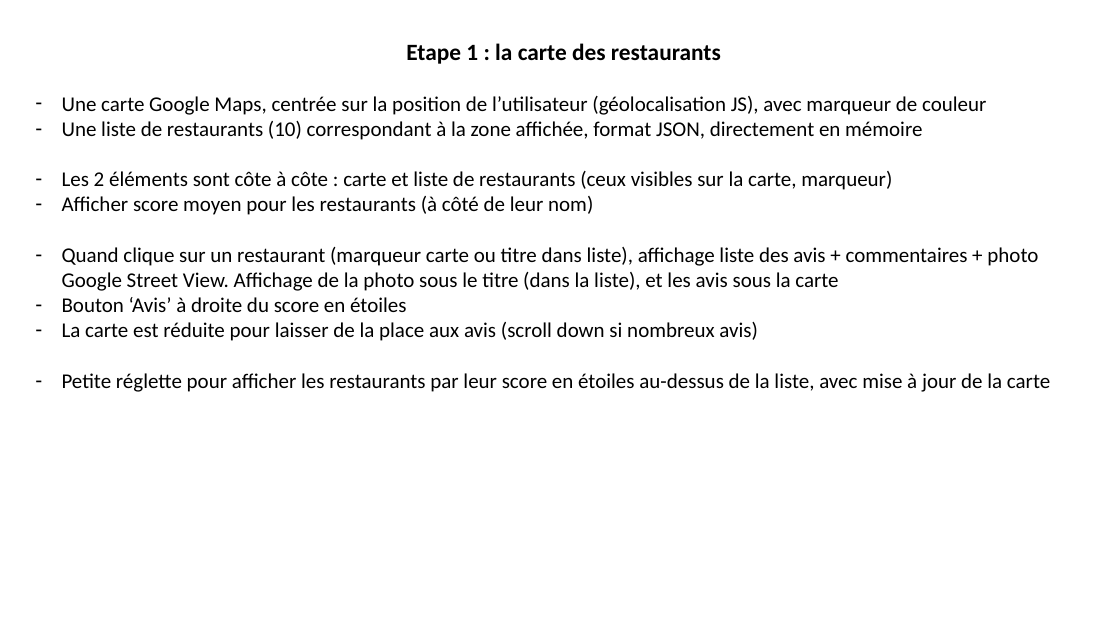
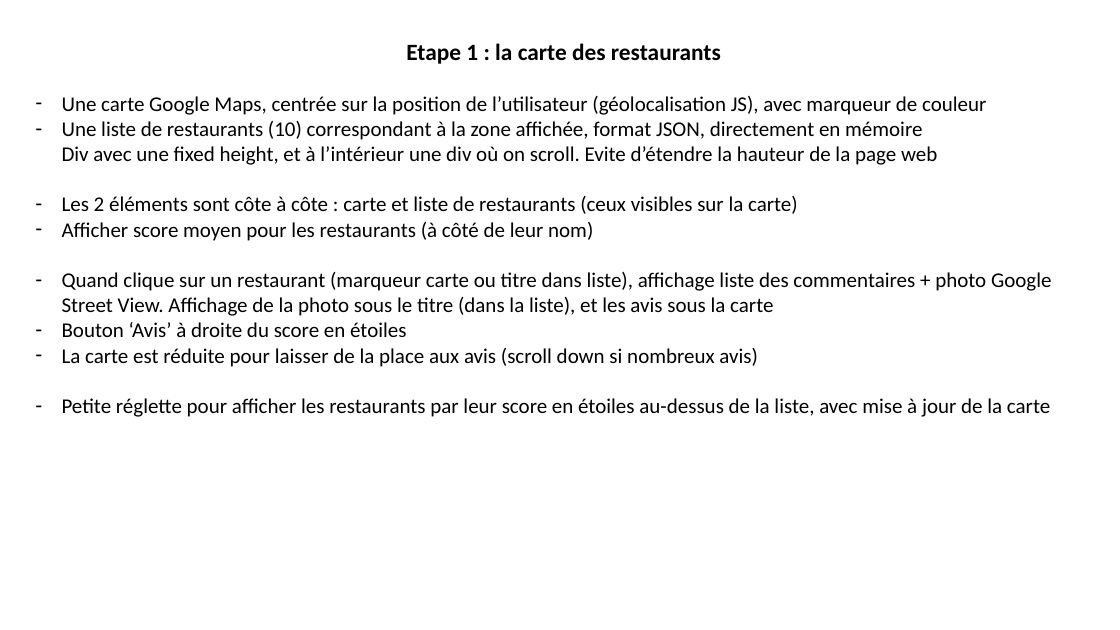
Before and after one commit to DesignGreg/Projet7-OpenClassRooms, a slide deck: slide 1 of Brainstorming.pptx. Drawn at 1120x630 pixels with LibreOffice and Linux fonts; fonts in the diff are those of the drawing. Boxes give left, top, right and bottom in pixels: in the first picture for what was removed or moved away, otherwise in the second. Text is boxed around its words. In the diff, an @@ line names an element or a change of style, - is before the commit and + after.

```diff
--- a/Brainstorming.pptx
+++ b/Brainstorming.pptx
@@ text at <box>62,121,937,214</box>: text changed @@
-– Une liste de restaurants (10) correspondant à la zone affichée, format JSON, directement en mémoire
-– Les 2 éléments sont côte à côte : carte et liste de restaurants (ceux visibles sur la carte, marqueur)
+– Une liste de restaurants (10) correspondant à la zone affichée, format JSON, directement en mémoire
+  Div avec une fixed height, et à l’intérieur une div où on scroll. Evite d’étendre la hauteur de la page web
+– Les 2 éléments sont côte à côte : carte et liste de restaurants (ceux visibles sur la carte)
@@ text at <box>62,272,1051,316</box>: text changed @@
-– Quand clique sur un restaurant (marqueur carte ou titre dans liste), affichage liste des avis + commentaires + photo Google Street View. Affichage de la photo sous le titre (dans la liste), et les avis sous la carte
+– Quand clique sur un restaurant (marqueur carte ou titre dans liste), affichage liste des commentaires + photo Google Street View. Affichage de la photo sous le titre (dans la liste), et les avis sous la carte
```
Also in this commit, not shown: 1 other slide changed, 12 other files.
